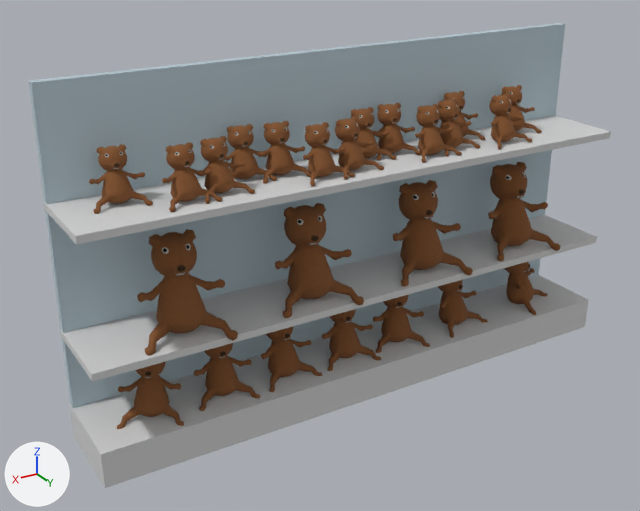
Before and after pictures for a commit that changed the glTF model theroom/excersizes/souvenirbutik/reol6.gltf.
Before and after are seen from a 50 mm lens placed at (5.13, 7.63, 5.5), pointed at (0.47, -0.14, 1.61). Lighting does not change. The marker at lower left points along +X, +Y and +Z. Where no turn or scale is listed for an object, it has been applied to the vertices.
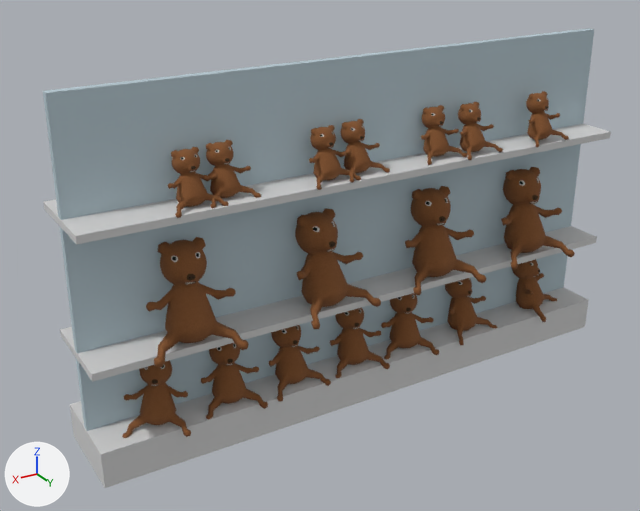
Where the change shows, as pixel boxes [x1, y1, x2, y2] in the pictures (640 x 511 px):
'Cube', moved
    before: [29, 23, 565, 408]
    after: [43, 28, 594, 431]
'Sphere.017', moved
    before: [137, 229, 238, 356]
    after: [146, 237, 249, 367]
'Sphere.016', moved, turned
    before: [275, 203, 364, 318]
    after: [295, 208, 381, 329]
'Sphere.015', moved
    before: [393, 180, 473, 287]
    after: [405, 186, 486, 295]
'Sphere.014', moved
    before: [488, 162, 560, 261]
    after: [501, 167, 575, 269]
'Sphere.023', moved
    before: [117, 362, 184, 429]
    after: [122, 360, 191, 438]
'Sphere.022', moved
    before: [194, 343, 260, 411]
    after: [201, 342, 268, 419]
'Sphere.018', moved
    before: [261, 326, 323, 392]
    after: [269, 325, 331, 401]
'Sphere.010', moved, turned
    before: [162, 142, 223, 212]
    after: [168, 147, 229, 218]
'Sphere.019', moved
    before: [322, 309, 381, 371]
    after: [330, 307, 390, 378]
'Sphere.013', moved
    before: [489, 93, 532, 149]
    after: [526, 91, 569, 147]
'Sphere.020', moved
    before: [373, 295, 430, 353]
    after: [381, 293, 439, 360]
'Sphere.009', moved
    before: [197, 136, 255, 204]
    after: [203, 140, 261, 208]
'Sphere.001', moved
    before: [438, 99, 480, 156]
    after: [458, 102, 503, 160]
'Sphere.006', moved, turned
    before: [303, 122, 355, 186]
    after: [309, 125, 361, 190]
'Sphere.021', moved
    before: [438, 280, 488, 338]
    after: [445, 278, 497, 345]
'Sphere.005', moved
    before: [335, 117, 384, 180]
    after: [341, 119, 390, 183]
'Sphere.024', moved
    before: [504, 262, 548, 315]
    after: [512, 259, 557, 322]
'Sphere.002', moved
    before: [415, 104, 462, 163]
    after: [421, 105, 468, 165]
'Sphere.011', unchanged, covered by the edit
    before: [89, 144, 153, 214]
'Sphere.007', unchanged, covered by the edit
    before: [258, 121, 311, 184]
'Sphere.008', unchanged, covered by the edit
    before: [223, 124, 277, 181]

The change in detail:
Object 'Cube' (ob_cube) moves from (0.02, -0.47, 1.91) to (0.02, 0.0, 1.91).
Object 'Sphere.001' (ob_sphere_001) moves from (-1.13, -0.02, 3.06) to (-1.22, 0.24, 3.07).
Object 'Sphere.002' (ob_sphere_002) moves from (-0.79, 0.06, 3.06) to (-0.79, 0.15, 3.07).
Object 'Sphere.005' (ob_sphere_005) moves from (0.27, 0.08, 3.06) to (0.27, 0.19, 3.06).
Object 'Sphere.006' (ob_sphere_006) moves from (0.65, 0.11, 3.06) to (0.65, 0.22, 3.06).
Object 'Sphere.006' (ob_sphere_006) turns from (-13, 0, -176) to (-13, -0.3, -175) degrees about x, y and z.
Object 'Sphere.009' (ob_sphere_009) moves from (1.76, 0.04, 3.06) to (1.76, 0.16, 3.05).
Object 'Sphere.010' (ob_sphere_010) moves from (2.12, 0.08, 3.06) to (2.12, 0.21, 3.05).
Object 'Sphere.010' (ob_sphere_010) turns from (-13, 0, -176) to (-13, -0.3, -175) degrees about x, y and z.
Object 'Sphere.013' (ob_sphere_013) moves from (-1.81, 0.08, 3.06) to (-2.21, 0.26, 3.07).
Object 'Sphere.014' (ob_sphere_014) moves from (-2.16, -0.04, 2.04) to (-2.16, 0.19, 2.04).
Object 'Sphere.015' (ob_sphere_015) moves from (-0.79, -0.04, 2.04) to (-0.79, 0.19, 2.04).
Object 'Sphere.016' (ob_sphere_016) moves from (0.71, -0.04, 2.04) to (0.71, 0.19, 2.04).
Object 'Sphere.016' (ob_sphere_016) turns from (-13, 0, 172) to (-13, 0, -172) degrees about x, y and z.
Object 'Sphere.017' (ob_sphere_017) moves from (2.21, -0.04, 2.04) to (2.21, 0.19, 2.04).
Object 'Sphere.018' (ob_sphere_018) moves from (1.06, -0.04, 0.93) to (1.06, 0.13, 0.93).
Object 'Sphere.019' (ob_sphere_019) moves from (0.24, -0.04, 0.93) to (0.24, 0.13, 0.93).
Object 'Sphere.020' (ob_sphere_020) moves from (-0.5, -0.04, 0.93) to (-0.5, 0.13, 0.93).
Object 'Sphere.021' (ob_sphere_021) moves from (-1.32, -0.04, 0.93) to (-1.32, 0.13, 0.93).
Object 'Sphere.022' (ob_sphere_022) moves from (1.79, -0.04, 0.93) to (1.79, 0.13, 0.93).
Object 'Sphere.023' (ob_sphere_023) moves from (2.55, -0.04, 0.93) to (2.55, 0.13, 0.93).
Object 'Sphere.024' (ob_sphere_024) moves from (-2.39, -0.04, 0.93) to (-2.39, 0.13, 0.93).
